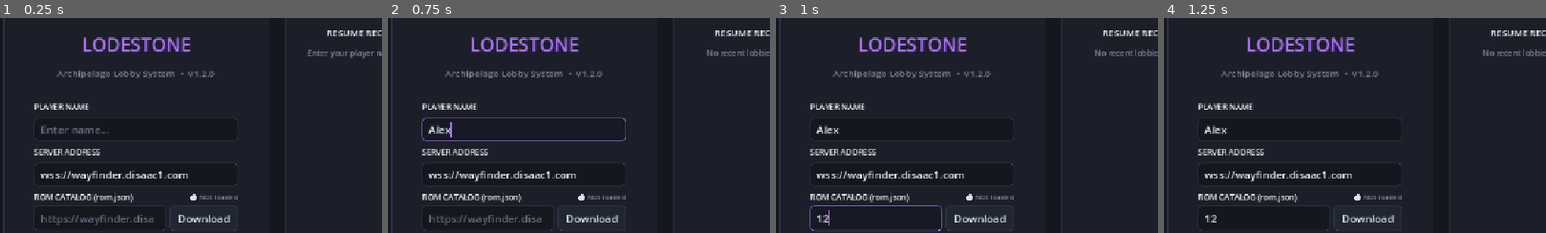
Above: before the commit, frames 1-4 (left to right).
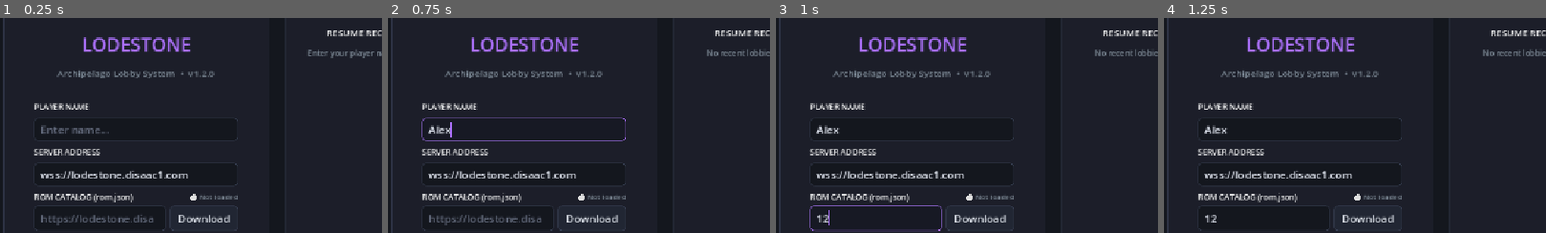
Above: after the commit, the same moments.

Repository: Disaac1/Wayfinder
Game: Godot game, scene res://scenes/main_menu.tscn
The game is run twice, just before and just after one commit, with the same random seed, the same clock (stepped at 60 frames per second) and the same inputs.
Inputs (mouse positions are % of the whole screen's width and height, from its top left):
- Up to frame 1 (0.25 s): no input
- Up to frame 2 (0.75 s): click (36, 33) at 0.52 s; type "Alex" at 0.6 s
- Up to frame 3 (1 s): click (31, 54) at 0.75 s; type "12" at 0.83 s; click (31, 82) at 0.98 s
- Up to frame 4 (1.25 s): type "12" at 1.07 s
The pictures show only the part of the screen within x 18-68%, y 7-57%; the shares and areas given below are measured in that part.

The runs differ from the first frame. In frame 1, 0.7% of the frame differs, in the area x 18-49%, y 71-97%; in frame 2, 0.7%; in frame 3, 0.4%; in frame 4, 0.4%.

Commit message:
feat: migrate default domain configuration to lodestone.disaac1.com

Diff:
--- a/client/scenes/main_menu.tscn
+++ b/client/scenes/main_menu.tscn
@@ -91,7 +91,7 @@
 [node name="ServerInput" type="LineEdit" parent="CenterContainer/HBox/CardPanel/Margin/VBox/Form" unique_id=248123163]
 unique_name_in_owner = true
 layout_mode = 2
-text = "wss://wayfinder.disaac1.com"
+text = "wss://lodestone.disaac1.com"
 placeholder_text = "ws://..."
 
 
@@ -125,7 +125,7 @@
 unique_name_in_owner = true
 layout_mode = 2
 size_flags_horizontal = 3
-placeholder_text = "https://wayfinder.disaac1.com/roms.json"
+placeholder_text = "https://lodestone.disaac1.com/roms.json"
 
 [node name="RomDownloadBtn" type="Button" parent="CenterContainer/HBox/CardPanel/Margin/VBox/Form/RomCatalogBox/RomUrlRow" unique_id=1622085505]
 unique_name_in_owner = true
--- a/client/scripts/core/game_launcher.gd
+++ b/client/scripts/core/game_launcher.gd
@@ -1219,7 +1219,7 @@
 			server_host = host_parts[0]
 			server_port = host_parts[1]
 		else:
-			server_host = clean_host_part if clean_host_part != "" else "wayfinder.disaac1.com"
+			server_host = clean_host_part if clean_host_part != "" else "lodestone.disaac1.com"
 			server_port = "443" if server_url.begins_with("wss://") else "80"
 	elif server_clean_url.contains(":"):
 		var parts: PackedStringArray = server_clean_url.split(":")
--- a/client/scripts/core/network_manager.gd
+++ b/client/scripts/core/network_manager.gd
@@ -20,7 +20,7 @@
 const PING_INTERVAL: float = 20.0
 var is_reconnecting: bool = false
 
-var server_url: String = "wss://wayfinder.disaac1.com"
+var server_url: String = "wss://lodestone.disaac1.com"
 var player_name: String = ""
 var room_code: String = ""
 var user_id: String = ""
@@ -327,7 +327,7 @@
 		return base.replace("ws://", "http://")
 	elif base.begins_with("wss://"):
 		return base.replace("wss://", "https://")
-	return "https://wayfinder.disaac1.com"
+	return "https://lodestone.disaac1.com"
 
 func get_ap_server_url() -> String:
 	if hosting_server_url != "":
--- a/client/scripts/core/rom_catalog_manager.gd
+++ b/client/scripts/core/rom_catalog_manager.gd
@@ -3,7 +3,7 @@
 
 const ROM_JSON_PATH: String = "user://rom.json"
 const ROMS_JSON_PATH: String = "user://roms.json"
-const DEFAULT_FALLBACK_URL: String = "https://wayfinder.disaac1.com/roms.json"
+const DEFAULT_FALLBACK_URL: String = "https://lodestone.disaac1.com/roms.json"
 
 static func get_catalog_path() -> String:
 	if FileAccess.file_exists(ROM_JSON_PATH):
--- a/client/scripts/core/updater.gd
+++ b/client/scripts/core/updater.gd
@@ -244,7 +244,7 @@
 		var nm = node.get_tree().root.get_node_or_null("NetworkManager")
 		if nm and nm.has_method("get_http_url"):
 			return nm.get_http_url()
-	return "https://wayfinder.disaac1.com"
+	return "https://lodestone.disaac1.com"
 
 # Check if an update is available on the backend server
 static func check_for_update(node: Node, callback: Callable) -> void:
--- a/client/scripts/ui/components/dashboard_game_card.gd
+++ b/client/scripts/ui/components/dashboard_game_card.gd
@@ -273,7 +273,7 @@
 	_pending_requests[slug] = true
 
 	var net_mgr = get_node_or_null("/root/NetworkManager")
-	var base_url: String = "https://wayfinder.disaac1.com"
+	var base_url: String = "https://lodestone.disaac1.com"
 	if is_instance_valid(net_mgr) and net_mgr.has_method("get_http_url"):
 		base_url = net_mgr.get_http_url()
 
Not shown, changed: .env.example
Not shown, changed: backend/src/index.ts
Not shown, changed: backend/src/serverManager.ts
